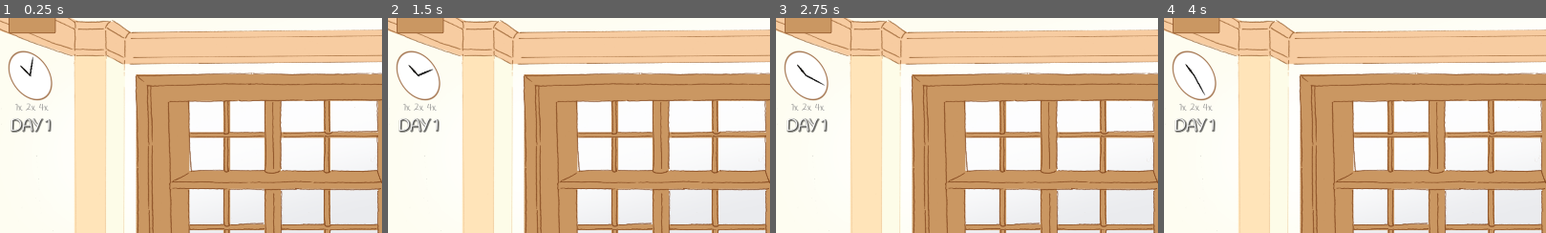
Above: before the commit, frames 1-4 (left to right).
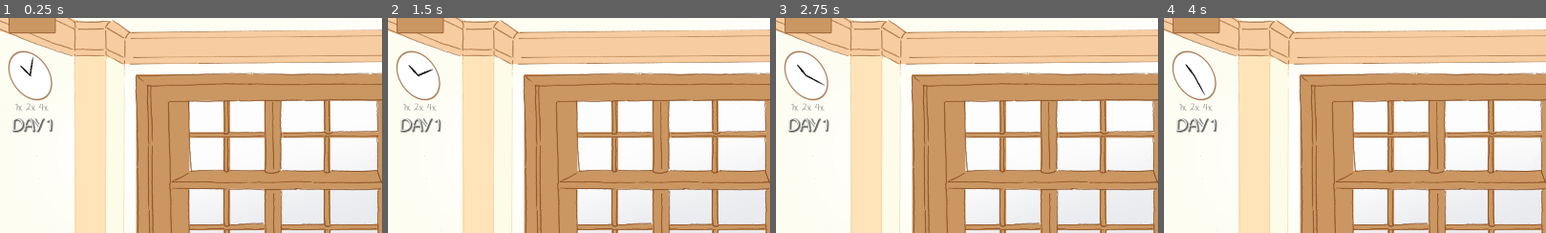
Above: after the commit, the same moments.

Repository: cyps8/CozySpringJam
Game: Godot game, scene res://Nodes/Scenes/Main.tscn
Same seed, same stepped clock (60 frames per second), same inputs: the game is played once before the commit and once after it.
Inputs (mouse positions are % of the whole screen's width and height, from its top left):
- Up to frame 1 (0.25 s): no input
- Up to frame 2 (1.5 s): click (61, 13) at 0.5 s; click "SEEDS" at 1.25 s
- Up to frame 3 (2.75 s): click (69, 13) at 2 s
- Up to frame 4 (4 s): click (76, 13) at 2.75 s; click (83, 13) at 3.5 s
The pictures show only the part of the screen within x 0-50%, y 6-56%; the shares and areas given below are measured in that part.

The runs differ from the first frame. In frame 1, 0.4% of the frame differs, in the area x 2-14%, y 46-54%; in frame 2, 0.4%; in frame 3, 0.4%; in frame 4, 0.4%.

Commit message:
[+Added] a single tween ♥

Diff:
--- a/Nodes/Scenes/Main.tscn
+++ b/Nodes/Scenes/Main.tscn
@@ -101,7 +101,8 @@
 offset_left = 25.0
 offset_top = 311.0
 offset_right = 137.0
-offset_bottom = 366.0
+offset_bottom = 367.0
+pivot_offset = Vector2(56, 28)
 theme = ExtResource("2_vjmxk")
 theme_override_colors/font_color = Color(1, 1, 1, 1)
 theme_override_colors/font_shadow_color = Color(0, 0, 0, 0.439216)
@@ -110,6 +111,7 @@
 theme_override_constants/shadow_outline_size = 10
 theme_override_font_sizes/font_size = 40
 text = "DAY 1"
+horizontal_alignment = 1
 
 [node name="Clock" type="Sprite2D" parent="Game"]
 position = Vector2(76, 212)
--- a/Scripts/Game.gd
+++ b/Scripts/Game.gd
@@ -54,6 +54,7 @@
 	if time > 240.0:
 		time -= 240.0
 		day += 1
+		DayPulse()
 		$Day.text = "DAY " + str(day)
 		for cus in Customers.ins.currentCustomers:
 			if cus.nextDay > 0:
@@ -61,6 +62,11 @@
 	UpdateClock()
 	UpdateTimeShader()
 	Music()
+
+func DayPulse():
+	var tween: Tween = create_tween()
+	$Day.scale = Vector2(1.1, 1.1)
+	tween.tween_property($Day, "scale", Vector2(1.0, 1.0), 0.4).set_ease(Tween.EASE_IN).set_trans(Tween.TRANS_BACK)
 
 func SpawnPot(potGroup: int):
 	var potId: int = 0
